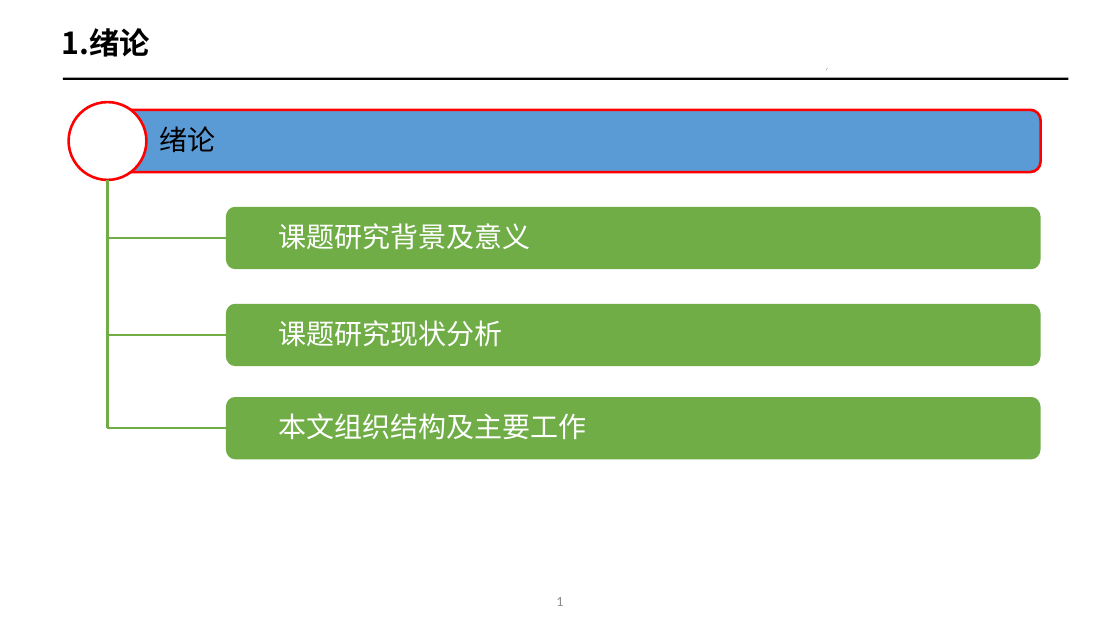
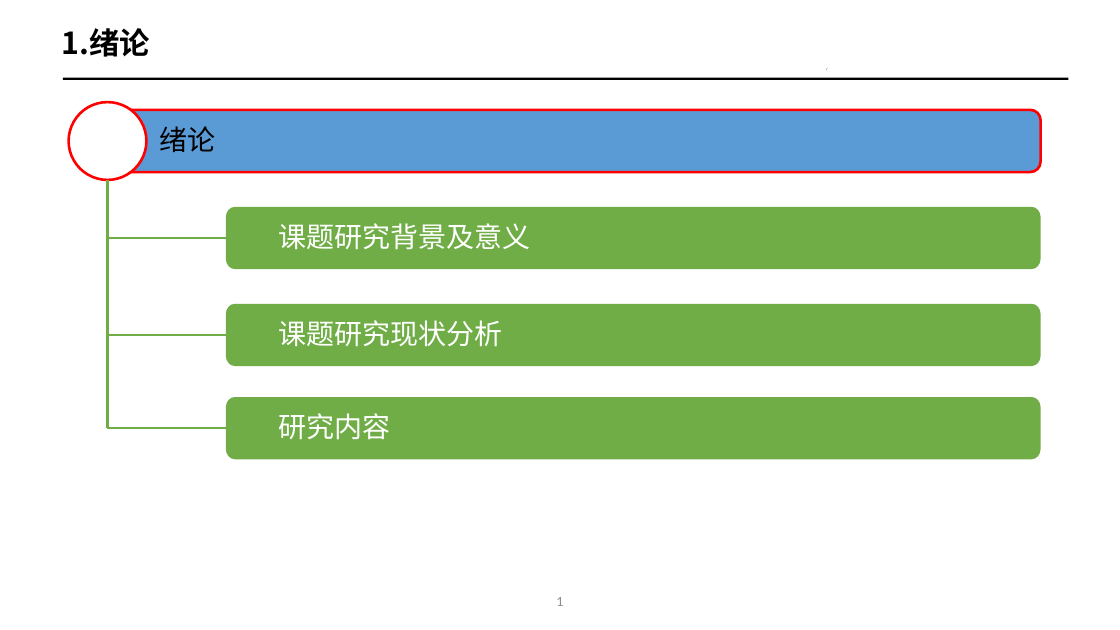
Before and after one commit to ailungoal/paper, a slide deck: slide 3 of 【王卫芳】硕士学位论文答辩.pptx. Drawn at 1120x630 pixels with LibreOffice and Linux fonts; fonts in the diff are those of the drawing. Boxes give left, top, right and bottom in pixels: in the first picture for what was removed or moved away, otherwise in the second. Text is boxed around its words. In the diff, an @@ line names an element or a change of style, - is before the commit and + after.

```diff
--- a/【王卫芳】硕士学位论文答辩.pptx
+++ b/【王卫芳】硕士学位论文答辩.pptx
@@ text in freeform shape at <box>278,413,390,440</box>: text changed @@
-本文组织结构及主要工作
+研究内容
```
Also in this commit, not shown: 11 other slides changed, 7 slides added, 16 slides removed, 1 other file.
